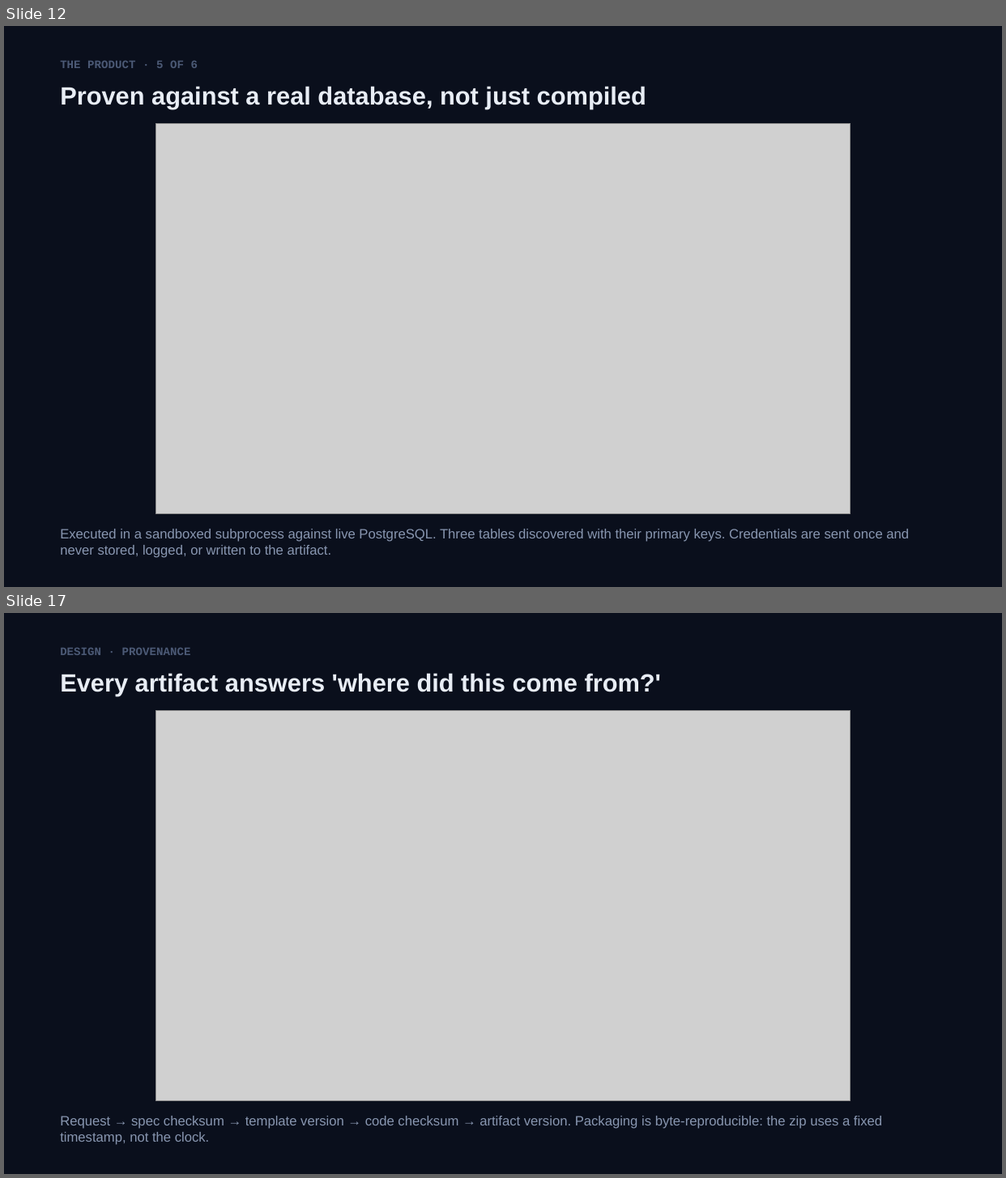
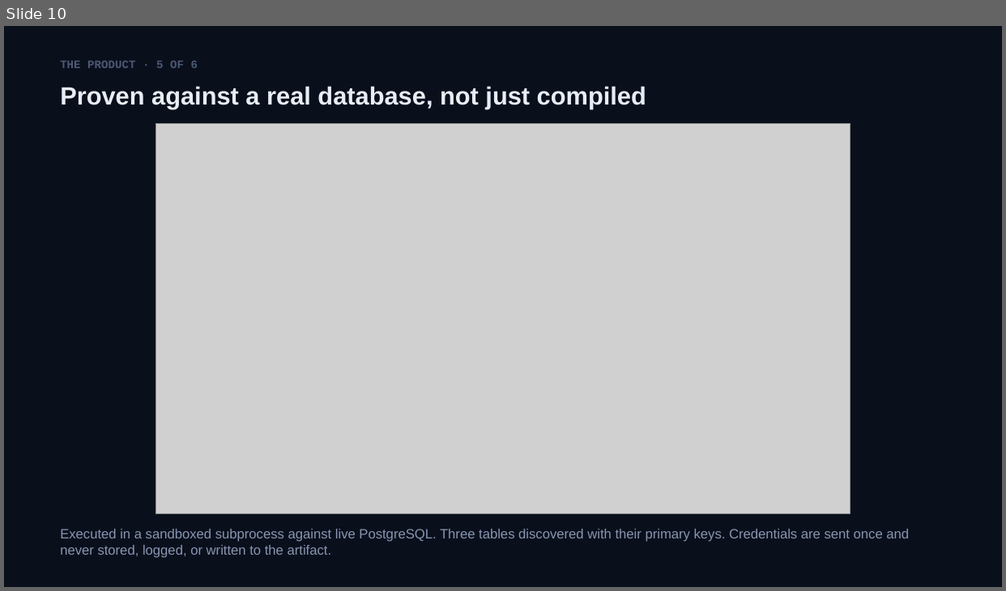
Before and after one commit to SKRejaulKarim04/data-source-onboarding-agent, a slide deck: docs/Data-Source-Onboarding-Agent.pptx. Shown one above the other, each under a label of ours: slides 12 and 17 before the commit, slide 10 after it; the slides between them are not shown. The pictures are 1006x1178 and 1006x591 pixels, drawn with LibreOffice and Linux fonts; fonts in the diff are those of the drawing; grey boxes stand for pictures. Boxes give left, top, right and bottom in pixels: in the first picture for what was removed or moved away, otherwise in the second. Text is boxed around its words. In the diff, an @@ line names an element or a change of style, - is before the commit and + after.

```diff
--- a/docs/Data-Source-Onboarding-Agent.pptx
+++ b/docs/Data-Source-Onboarding-Agent.pptx
@@ slide 17 removed at <box>4,613,1002,1174</box>, background #FFFFFF @@
@@ rectangle removed at <box>4,613,1002,1174</box> @@
@@ text removed at <box>60,648,191,655</box> @@
-DESIGN · PROVENANCE
@@ text removed at <box>60,673,662,696</box> @@
-Every artifact answers 'where did this come from?'
@@ picture removed at <box>156,710,850,1101</box> @@
@@ text removed at <box>60,1116,882,1145</box> @@
-Request → spec checksum → template version → code checksum → artifact version. Packaging is byte-reproducible: the zip uses a fixed timestamp, not the clock.
@@ what was slide 12 is now slide 10 @@
```
Also in this commit, not shown: 6 slides changed, 9 other slides removed, 2 other files.
